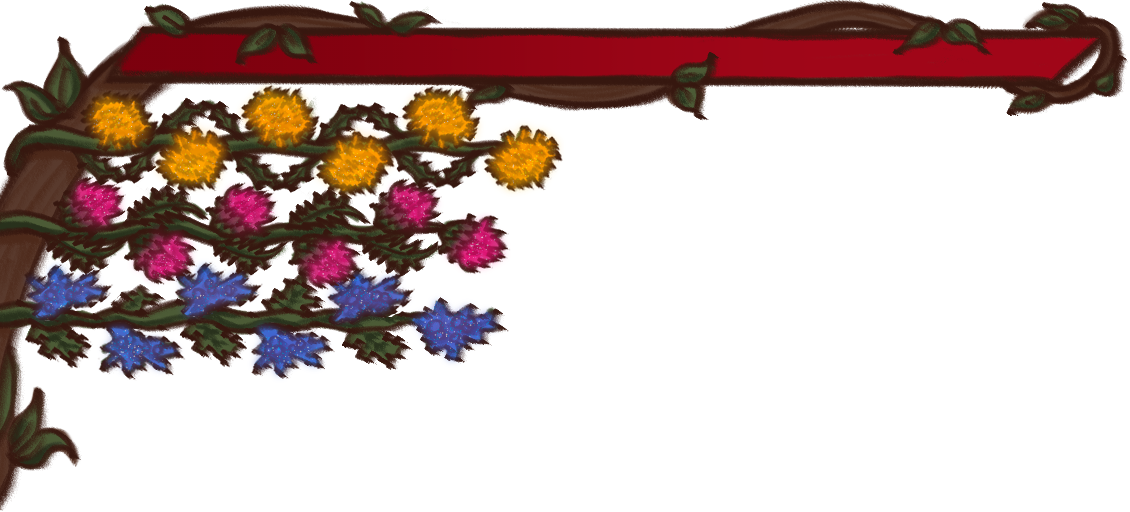
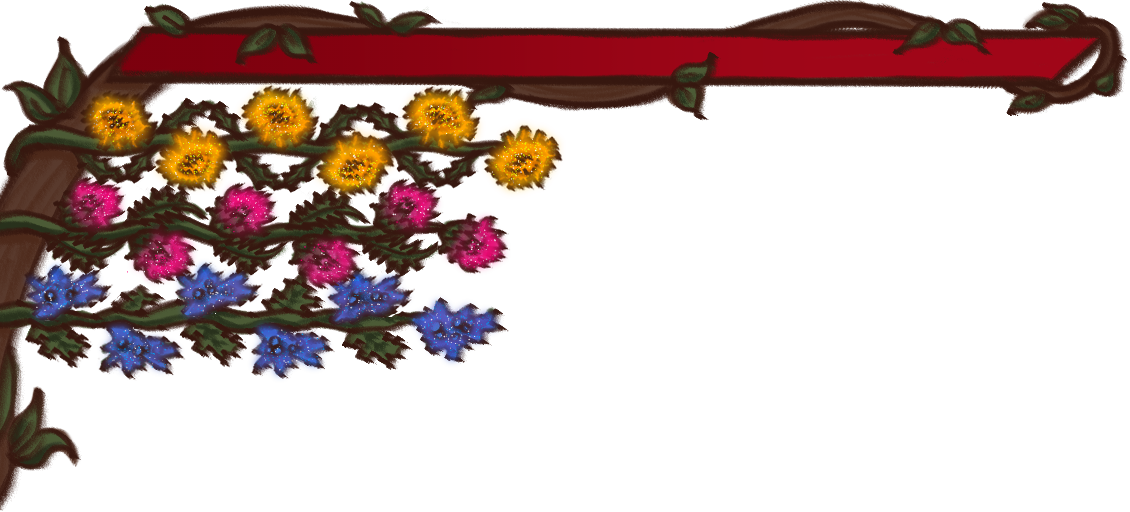
Comparing the layer stacks of the two 1130 × 512 images. Changes:
"y_light": opacity 70% → 100%, painted on it over (x1=77, y1=83, x2=562, y2=202)
"p_light": opacity 70% → 100%, painted on it over (x1=60, y1=174, x2=511, y2=292)
"b_light": opacity 70% → 100%, painted on it over (x1=23, y1=258, x2=505, y2=381)
